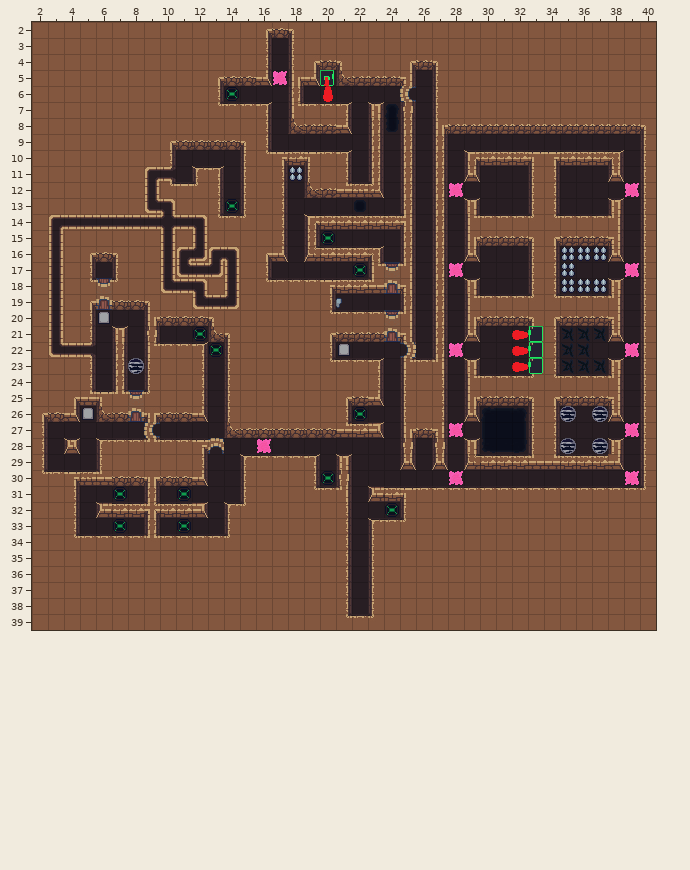
One commit to this Tiled map: assets/maps/Level4.tmx. The first picture shows the starting point.
Cells are 16x16 px. Shown: x 2..40, y 2..39.
New version:
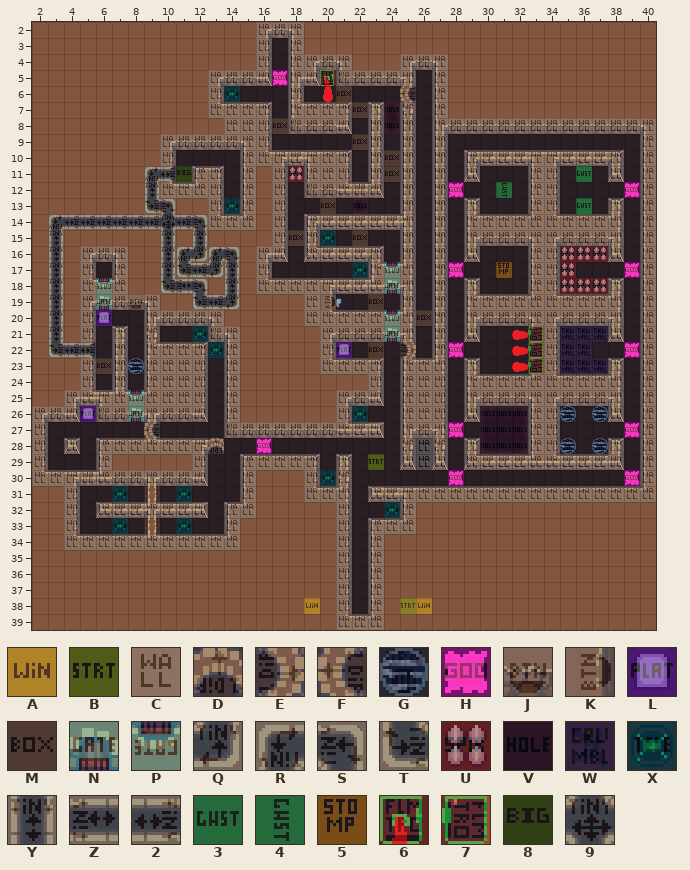
Key: from "GameplayTileset": A 0, B 1, C 2, D 3 turned 180, E 3 turned 270, F 3 turned 90, G 4, H 5, J 8, K 8 turned 270, L 9, M 10, N 11, P 11 turned 180, Q 12, R 12 turned 180, S 12 turned 270, T 12 turned 90, U 16, V 17, W 18, X 19, Y 20, Z 20 turned 270, 2 20 turned 90, 3 24, 4 24 turned 90, 5 25, 6 26, 7 26 turned 90, 8 27, 9 28.
_ is an empty cell.
Tiles of an added or newly shown layer are drawn over the layers below it.
See-through tiles are keyed as they look on the map.
The exact change:
Changed rows in their new state; . is an unchanged cell.
Layer "Gameplay" (now shown):
first column x 2:
 2 ..............CCC......................
 3 ..............C.C......................
 4 ..............C.CCCC...CCC.............
 5 ...........CCCCHCC6CCCCC.C.............
 6 ...........CX...C..M...F.C.............
 7 ...........CCCC.CCCCMCVC.C.............
 8 ............CCCMCCCC.CVC.CCCCCCCCCCCCCC
 9 ........CCCCCCC.....MC.C.C............C
10 ........C....CCCCCCC.CMC.C.CCCCCCCCCC.C
11 .......R28CC.C.CUCCC.CMC.C.C...CC.3.C.C
12 .......YCCCC.C.C.CCCCC.C.CH..4.CC....HC
13 .......TS..CXC.C..M.V..C.C.C...CC.3.C.C
14 .R22222292SCCC.C.CCCCCCC.C.CCCCCCCCCC.C
15 .Y......Y.Y....CMCX.M..C.C.CCCCCCCCCC.C
16 .Y.CCC..YRQRS.CC.CCCCC.C.C.C...CCUUUC.C
17 .Y.C.C..YT2QY.C.....XCPC.CH..5.CCU...HC
18 .Y.CPC..TZS.Y.CCCCCCCCNC.C.C...CCUUUC.C
19 .Y.CNCJC..T2Q....CK..M.C.C.CCCCCCCCCC.C
20 .Y.CL..CCCCC.....CCCCCPCMC.CCCCCCCCCC.C
21 .Y.C.C.C..XCC.....CCCCNC.C.C...7CWWWC.C
22 .T22.C.CCCCXC.....CL.M.E.CH....7CWW..HC
23 ...CMCGCCCC.C.....CCCC.CCC.C...7CWWWC.C
24 ...C.C.CCCC.C........C.CCC.CCCCCCCCCC.C
25 ..CCCCPCCCC.C......CCC.CCC.CCCCCCCCCC.C
26 CCCLCCNCCCC.C......CX..CCC.CVVVCCG.GC.C
27 C......F....CCCCCCCCCC.CCCH.VVVCC....HC
28 C.C.CCCCCCCD..H........CCC.CVVVCCG.GC.C
29 C...C.....C..CCCCC.C.B.CCC.CCCCCCCCCC.C
30 CCCCCCCCCCC..C...CXC......H..........HC
31 ..C..X...X...C...CCC.CCCCCCCCCCCCCCCCCC
32 ..C.CCCCCCC.CC.....C..XC...............
33 ..C..X...X..C......C.CCC...............
34 ..CCCCCCCCCCC......C.C.................
35 ...................C.C.................
36 ...................C.C.................
37 ...................C.C.................
38 .................A.C.C.BA..............
39 ...................CCC.................
Where, in picture pixels (left, top, right, bottom), the same in both pictures:
added: (32, 22, 656, 630)
